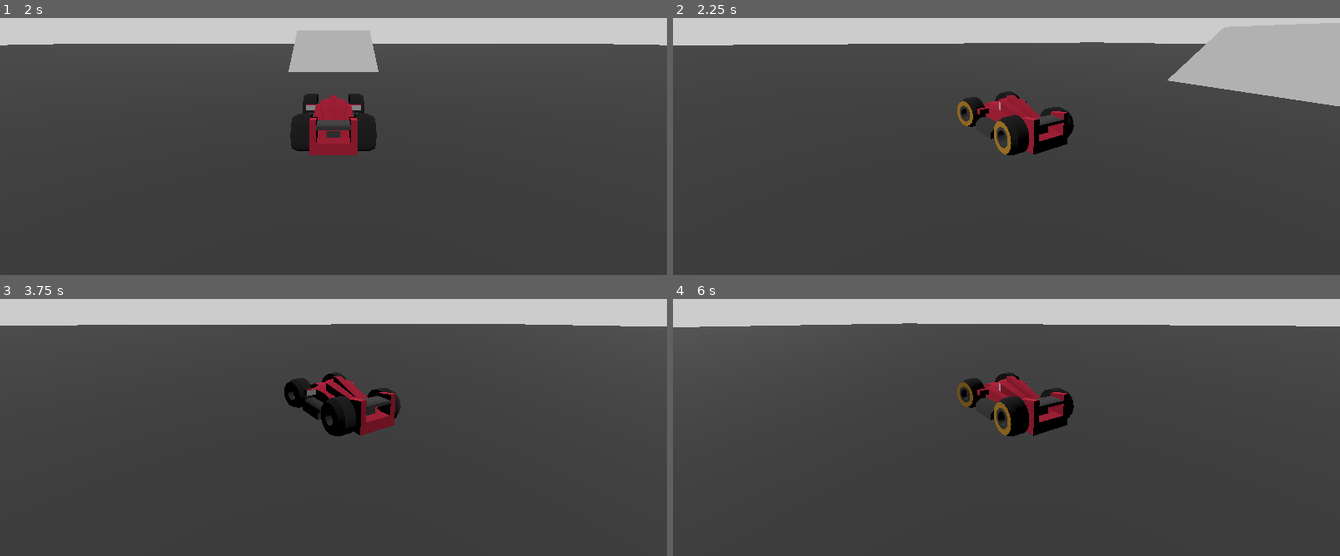
Above: before the commit, frames 1-4 (two rows, left to right).
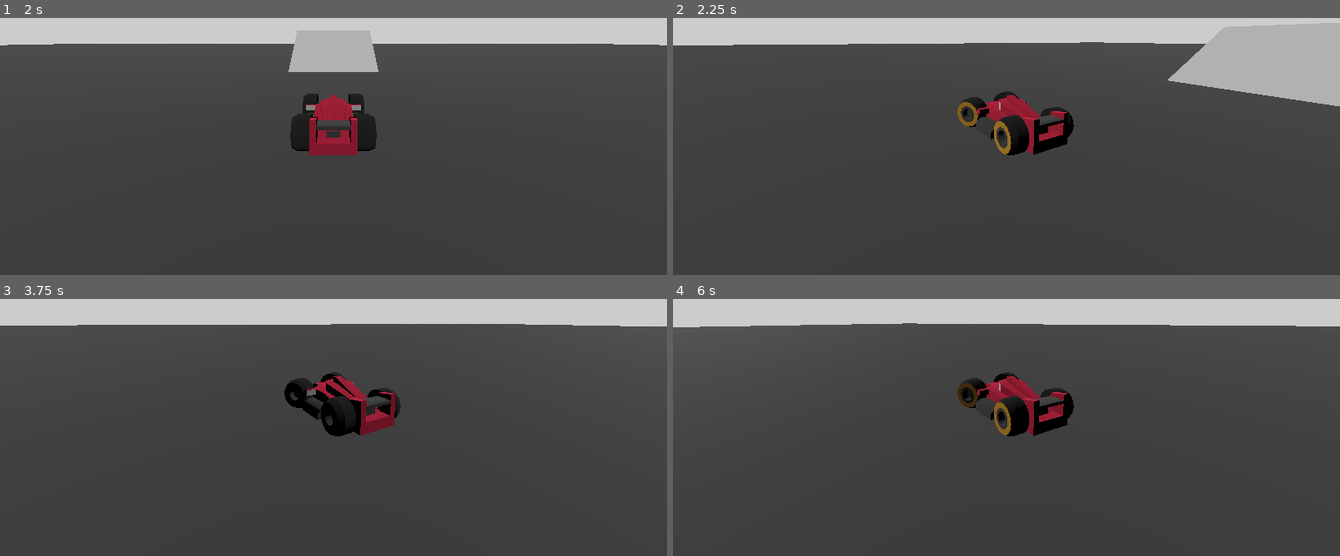
Above: after the commit, the same moments.

Repository: mdalpiaz/Godot4DrivingTest
Game: Godot game, scene res://main.tscn
Same seed, same stepped clock (60 frames per second), same inputs: the game is played once before the commit and once after it.
Inputs:
- Up to frame 1 (2 s): tap Enter at 0.5 s; hold D (right) 0.53-1.28 s; tap Space at 1.25 s; hold S (backward) from 1.28 s (still down)
- Up to frame 2 (2.25 s): tap Enter at 2 s; release S (backward) at 2.03 s; hold D (right) from 2.03 s (still down)
- Up to frame 3 (3.75 s): release D (right) at 2.78 s; hold W (forward) 2.78-3.53 s; tap Space at 3.5 s; hold A (left) from 3.53 s (still down)
- Up to frame 4 (6 s): release A (left) at 5.03 s; hold S (backward) 5.03-5.78 s; tap Enter at 5.75 s; hold D (right) from 5.78 s (still down)

Frame 1 is identical in both runs. In frame 2, 0.2% of the frame differs, in the area x 42-52%, y 28-43%; in frame 3, less than 0.1%; in frame 4, 0.2%.

Commit message:
changed angle of steering wheels

Diff:
--- a/assets/scripts/car_controls.gd
+++ b/assets/scripts/car_controls.gd
@@ -15,8 +15,11 @@
 func _ready():
 	velocity = Vector3.ZERO
 
+func _process(delta):
+	pass
+
 func _physics_process(delta):
-	velocity = Vector3.ZERO
+	print(velocity)
 	velocity.y = -gravity
 #	if !is_on_floor():
 #		print("airbourne")
@@ -29,11 +32,12 @@
 
 	speed = lerp(speed, 0.0, FRICTION * delta)
 	var steering = Input.get_axis("right", "left")
-	steer_wheels(steering * speed * STEERING_SENSITIVITY * delta)
+	steer_wheels(steering * speed * STEERING_SENSITIVITY)
 	rotate_y(steering * STEERING_SENSITIVITY * speed * delta)
 #	velocity +=
 	move_and_slide()
 
 func steer_wheels(angle):
-	left_wheel.rotation.y = (angle + deg_to_rad(180.0)) * 5
-	right_wheel.rotation.y = angle * 5
+	angle *= 0.08
+	left_wheel.rotation.y = (angle + deg_to_rad(180.0))
+	right_wheel.rotation.y = angle
